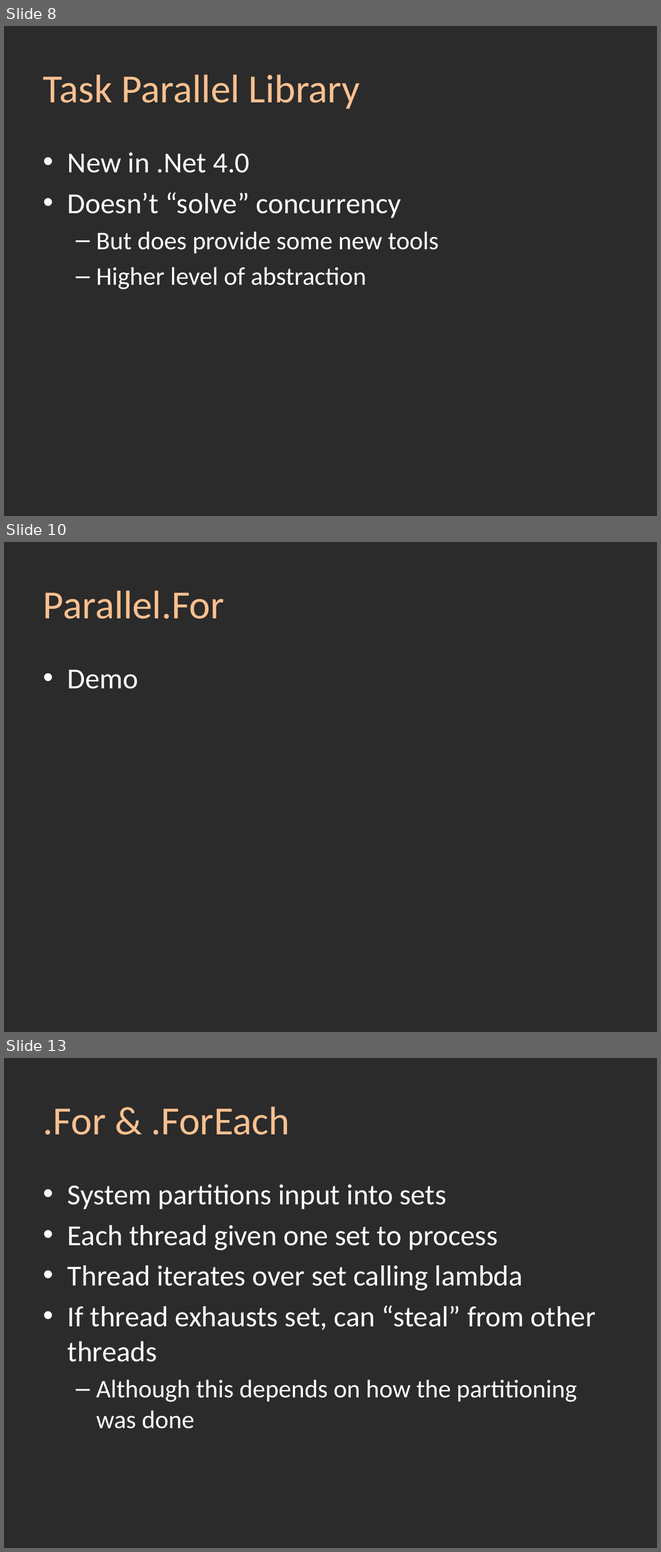
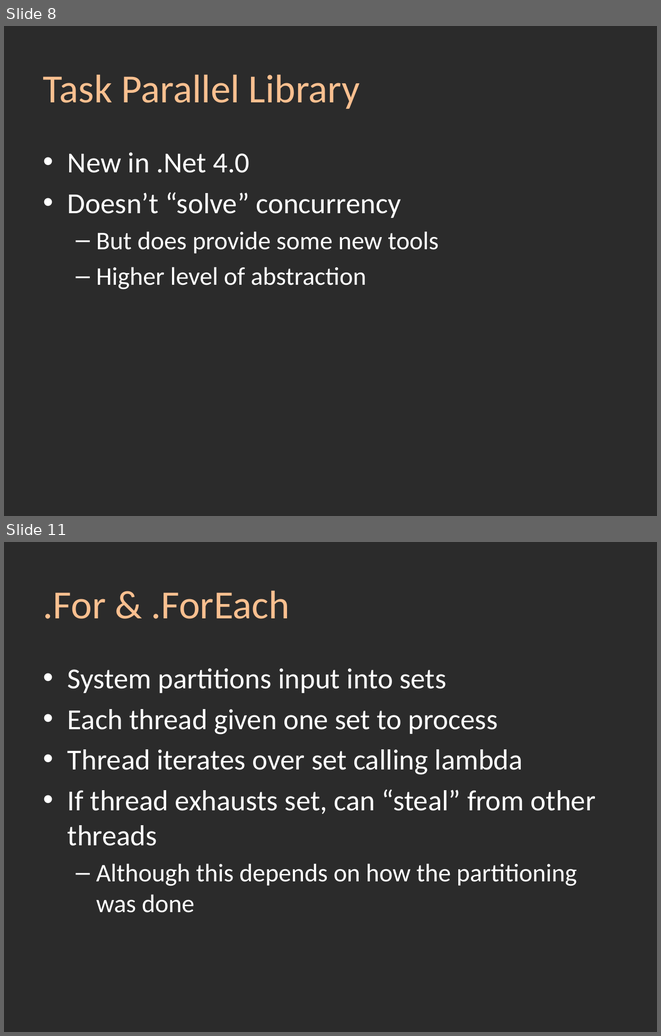
Before and after one commit to srstrong/DDDSW2010, a slide deck: Task Parallel Library.pptx. Shown one above the other, each under a label of ours: slides 8, 10 and 13 before the commit, slides 8 and 11 after it; the slides between them are not shown. The pictures are 661x1552 and 661x1036 pixels, drawn with LibreOffice and Linux fonts; fonts in the diff are those of the drawing; background and template pictures are left out; a plain dark background stands for a picture behind light text. Boxes give left, top, right and bottom in pixels: in the first picture for what was removed or moved away, otherwise in the second. Text is boxed around its words. In the diff, an @@ line names an element or a change of style, - is before the commit and + after.

```diff
--- a/Task Parallel Library.pptx
+++ b/Task Parallel Library.pptx
@@ slide 10 removed at (x1=4, y1=542, x2=657, y2=1032), background picture (left out) @@
@@ title removed at (x1=43, y1=590, x2=224, y2=619) @@
-Parallel.For
@@ text removed at (x1=68, y1=670, x2=139, y2=689) @@
-• Demo
@@ what was slide 13 is now slide 11 @@
```
Also in this commit, not shown: 5 slides changed, 1 other slide removed, 9 other files.
